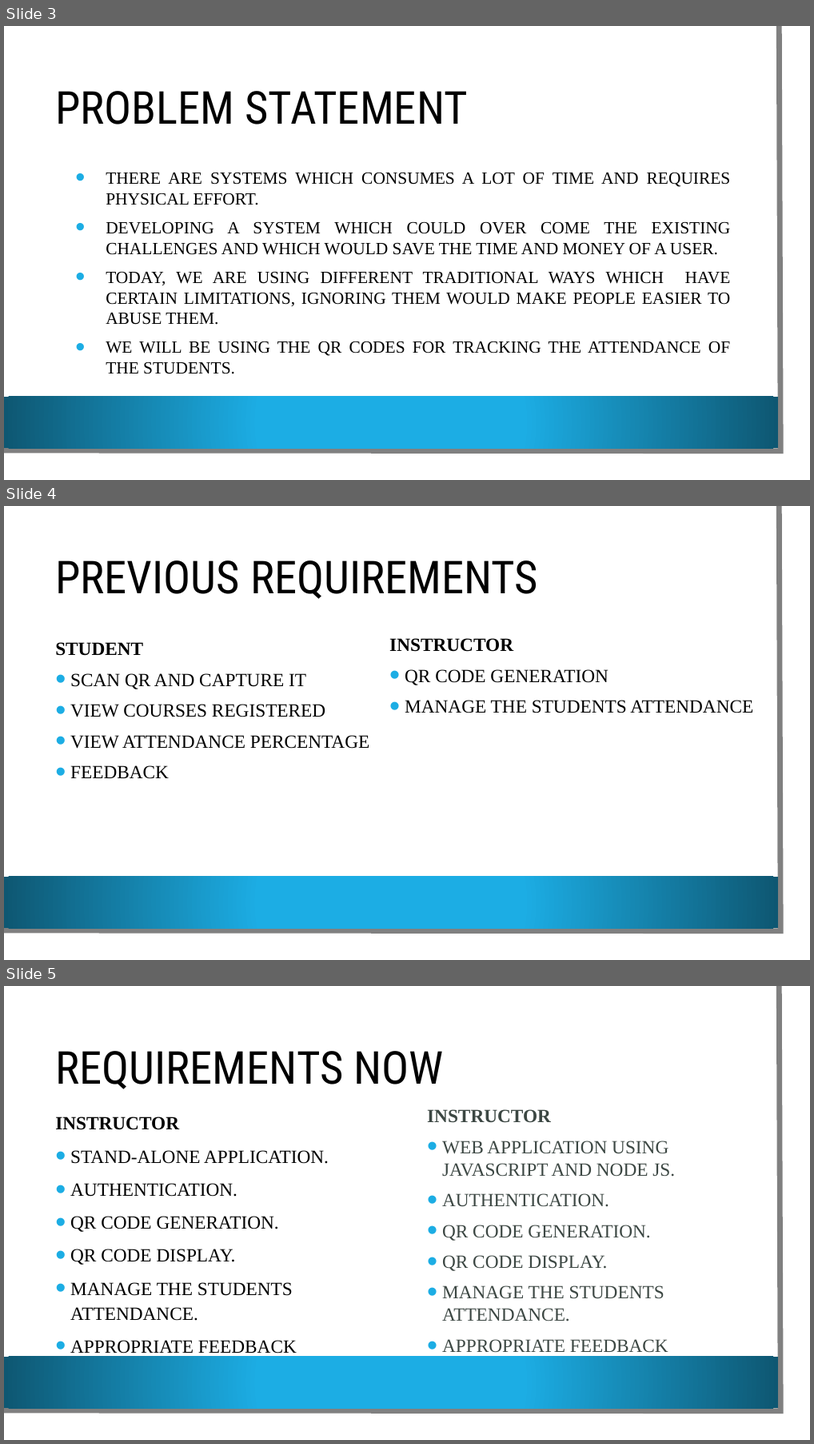
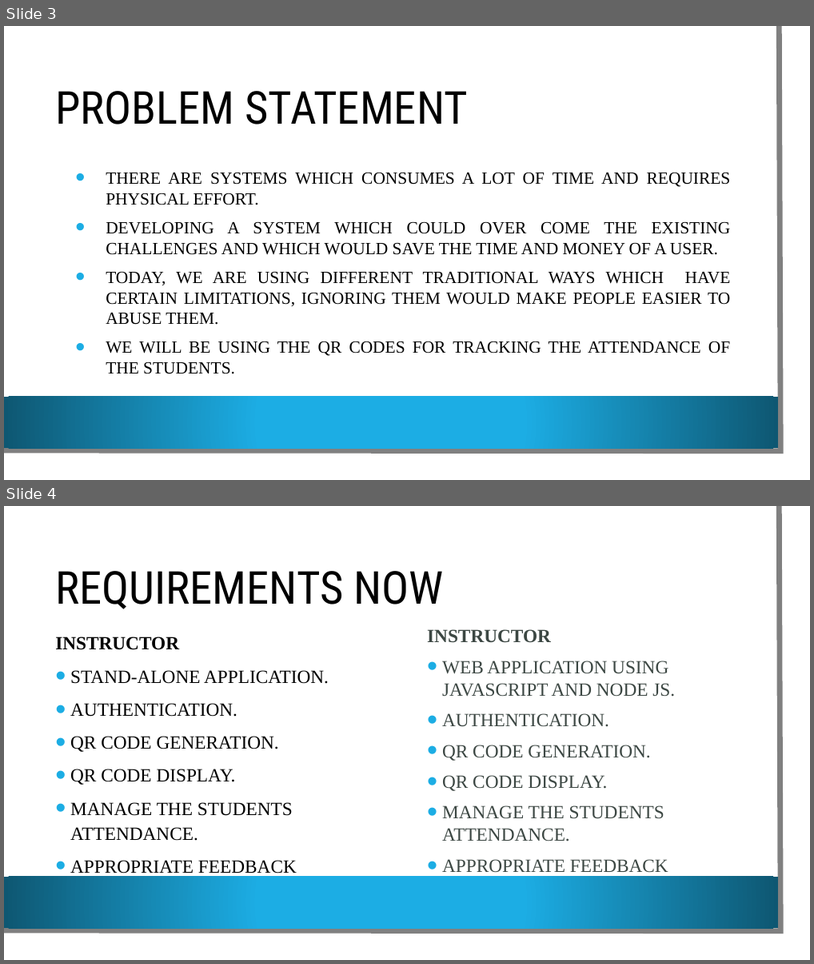
Before and after one commit to VamsiDevalla/Student-Attendance-Tracking, a slide deck: final ppt.pptx. Shown one above the other, each under a label of ours: slides 3, 4 and 5 before the commit, slides 3 and 4 after it. The pictures are 814x1444 and 814x964 pixels, drawn with LibreOffice and Linux fonts; fonts in the diff are those of the drawing; background and template pictures are left out. Boxes give left, top, right and bottom in pixels: in the first picture for what was removed or moved away, otherwise in the second. Text is boxed around its words. In the diff, an @@ line names an element or a change of style, - is before the commit and + after.

```diff
--- a/final ppt.pptx
+++ b/final ppt.pptx
@@ slide 4 removed at [4, 506, 810, 960], background picture (left out); not listed: 3 template elements that a slide beside it also shows @@
@@ title removed at [55, 560, 538, 599] @@
-PREVIOUS REQUIREMENTS
@@ text removed at [55, 642, 370, 779] @@
-STUDENT
-• SCAN QR AND CAPTURE IT
-• VIEW COURSES REGISTERED
-• VIEW ATTENDANCE PERCENTAGE
-• FEEDBACK
@@ text removed at [390, 638, 754, 713] @@
-INSTRUCTOR
-• QR CODE GENERATION
-• MANAGE THE STUDENTS ATTENDANCE
@@ what was slide 5 is now slide 4 @@
```
Also in this commit, not shown: 5 slides changed, 2 slides added.
